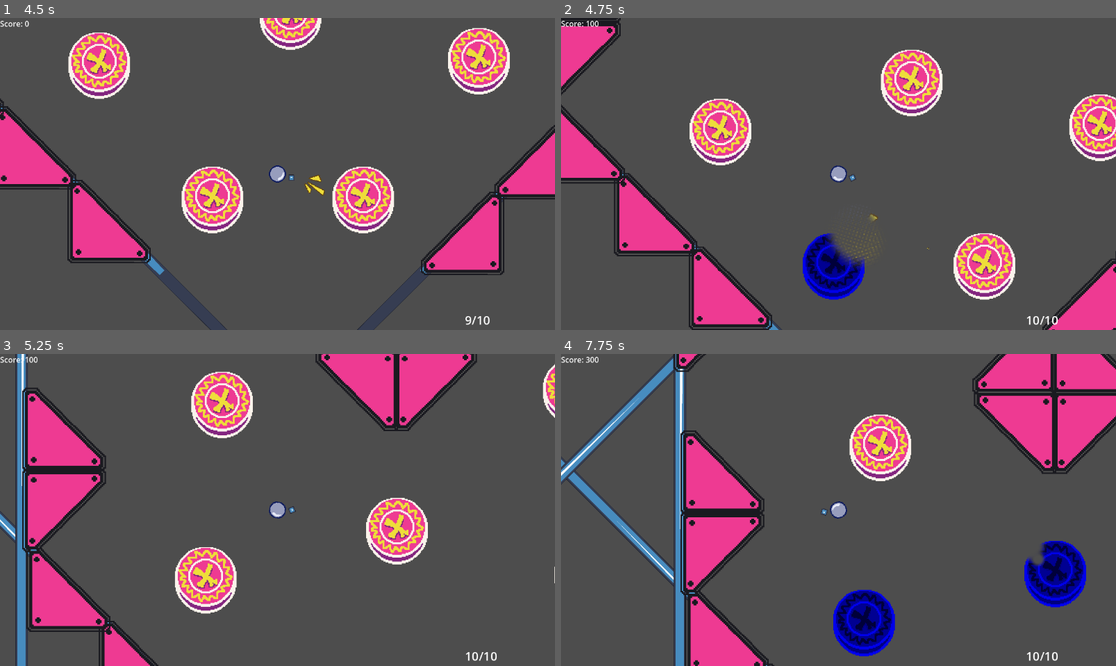
Above: before the commit, frames 1-4 (two rows, left to right).
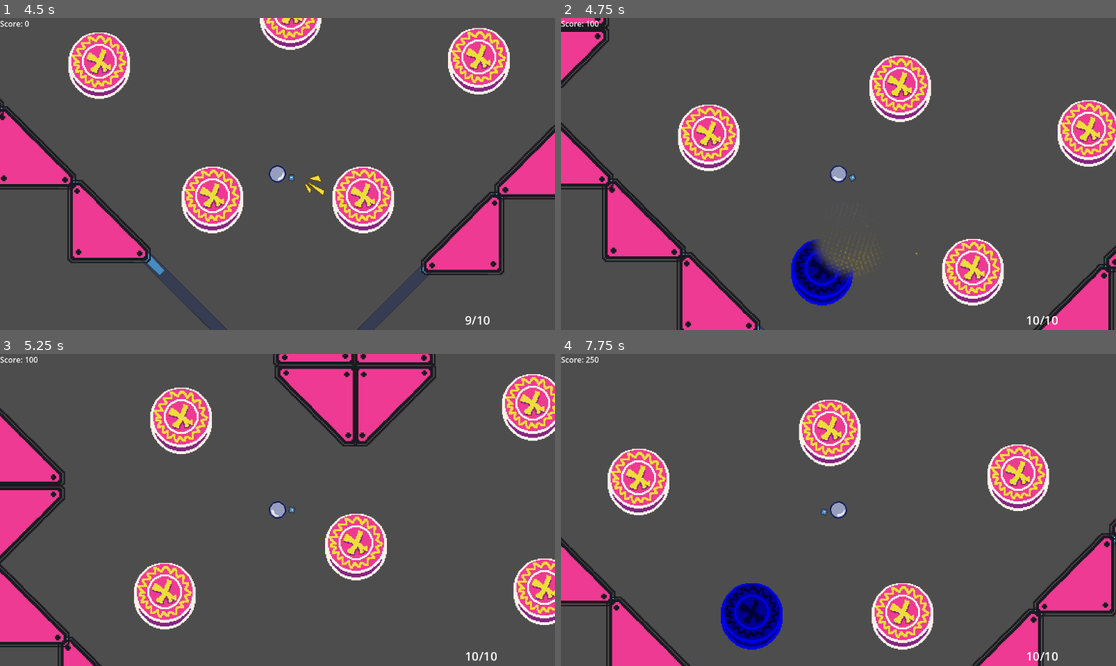
Above: after the commit, the same moments.

Repository: HjalteTagmose/Winball
Game: Godot game, scene res://scenes/main.tscn
The game is run twice, just before and just after one commit, with the same random seed, the same clock (stepped at 60 frames per second) and the same inputs. The engine's default icon, where the game draws it, is replaced by a stand-in: a white triangle on a blue panel in a dark square.
Inputs (mouse positions are in pixels of both pictures, inside the frame that each line leads up to):
- Up to frame 1 (4.5 s): tap Enter (ui_accept) at 0.5, 0.77, 1.52, 3.02, 3.77 s; move the mouse to (510, 320) at 0.52 s; tap S (aim_down) at 0.6 s; move the mouse to (49, 27) at 1.27 s; tap A (aim_left) at 1.35 s; move the mouse to (333, 105) at 2.02 s; tap D (aim_right) at 2.1 s; move the mouse to (249, 236) at 2.77 s; tap W (aim_up) at 2.85 s; move the mouse to (444, 220) at 3.52 s; tap P (force_gameover) at 3.6 s; tap R (restart_game) at 4.25 s; move the mouse to (294, 177) at 4.27 s; tap Space (launch) at 4.35 s
- Up to frame 2 (4.75 s): tap Enter (ui_accept) at 4.52 s
- Up to frame 3 (5.25 s): move the mouse to (305, 510) at 5.02 s; tap S (aim_down) at 5.1 s
- Up to frame 4 (7.75 s): move the mouse to (755, 432) at 5.77 s; tap A (aim_left) at 5.85 s; tap Enter (ui_accept) at 6.02, 6.77, 7.52 s; move the mouse to (960, 494) at 6.52 s; tap D (aim_right) at 6.6 s; move the mouse to (727, 525) at 7.27 s; tap W (aim_up) at 7.35 s

Frame 1 is identical in both runs. In frame 2, 16% of the frame differs, in the area x 0-100%, y 0-100%; in frame 3, 30%; in frame 4, 38%.

Commit message:
Added trap sticker

Diff:
--- a/prefabs/Room props/Bumpers/bumper_circle_ammo.tscn
+++ b/prefabs/Room props/Bumpers/bumper_circle_ammo.tscn
@@ -6,9 +6,9 @@
 [ext_resource type="Texture2D" uid="uid://bosj7a08s10rx" path="res://sprites/bumpers/round_bumper.png" id="4_66t0e"]
 
 [sub_resource type="CircleShape2D" id="CircleShape2D_nb1wl"]
-radius = 33.0606
+radius = 33.0
 
-[node name="CircleAmmoBumper" type="StaticBody2D" node_paths=PackedStringArray("extraVisual", "AudioPlayer")]
+[node name="CircleAmmoBumper" type="StaticBody2D" node_paths=PackedStringArray("extraVisual", "AudioPlayer", "CollisionShape")]
 scale = Vector2(2, 2)
 collision_layer = 4
 collision_mask = 2
@@ -19,6 +19,7 @@
 BiasPower = 0.0
 AudioPlayer = NodePath("AudioPlayer")
 ParticleOnHit = ExtResource("3_3j6bh")
+CollisionShape = NodePath("CollisionShape2D")
 metadata/_custom_type_script = "uid://hs0iqsrumsxw"
 
 [node name="Sprite2D" type="Sprite2D" parent="."]
@@ -29,6 +30,7 @@
 texture = ExtResource("4_66t0e")
 
 [node name="CollisionShape2D" type="CollisionShape2D" parent="."]
+position = Vector2(0, -1.5)
 shape = SubResource("CircleShape2D_nb1wl")
 
 [node name="AudioPlayer" type="AudioStreamPlayer2D" parent="."]
--- a/prefabs/Room props/Bumpers/bumper_circle_breaks.tscn
+++ b/prefabs/Room props/Bumpers/bumper_circle_breaks.tscn
@@ -6,9 +6,9 @@
 [ext_resource type="Texture2D" uid="uid://bosj7a08s10rx" path="res://sprites/bumpers/round_bumper.png" id="4_nxlrn"]
 
 [sub_resource type="CircleShape2D" id="CircleShape2D_nb1wl"]
-radius = 33.0606
+radius = 30.0
 
-[node name="CircleAmmoBumper" type="StaticBody2D" node_paths=PackedStringArray("extraVisual", "AudioPlayer")]
+[node name="CircleAmmoBumper" type="StaticBody2D" node_paths=PackedStringArray("extraVisual", "AudioPlayer", "CollisionShape")]
 collision_layer = 4
 collision_mask = 2
 physics_material_override = ExtResource("1_qdi00")
@@ -20,6 +20,7 @@
 BiasPower = 0.0
 AudioPlayer = NodePath("AudioPlayer")
 ParticleOnHit = ExtResource("3_3eklx")
+CollisionShape = NodePath("CollisionShape2D")
 metadata/_custom_type_script = "uid://hs0iqsrumsxw"
 
 [node name="Sprite2D" type="Sprite2D" parent="."]
@@ -31,6 +32,7 @@
 texture = ExtResource("4_nxlrn")
 
 [node name="CollisionShape2D" type="CollisionShape2D" parent="."]
+position = Vector2(0, -3)
 shape = SubResource("CircleShape2D_nb1wl")
 
 [node name="AudioPlayer" type="AudioStreamPlayer2D" parent="."]
--- a/prefabs/Room props/basic_bumper.tscn
+++ b/prefabs/Room props/basic_bumper.tscn
@@ -6,9 +6,9 @@
 [ext_resource type="Texture2D" uid="uid://drg8puls0marl" path="res://art/ph_bumper_2.png" id="2_qyf33"]
 
 [sub_resource type="CircleShape2D" id="CircleShape2D_nb1wl"]
-radius = 33.0606
+radius = 30.0
 
-[node name="BasicBumper" type="StaticBody2D" node_paths=PackedStringArray("AudioPlayer")]
+[node name="BasicBumper" type="StaticBody2D" node_paths=PackedStringArray("AudioPlayer", "CollisionShape")]
 scale = Vector2(2, 2)
 collision_layer = 4
 collision_mask = 2
@@ -17,6 +17,7 @@
 Power = 80.0
 AudioPlayer = NodePath("AudioPlayer")
 ParticleOnHit = ExtResource("2_awcih")
+CollisionShape = NodePath("CollisionShape2D")
 metadata/_custom_type_script = "uid://lobwfmlxako"
 
 [node name="Sprite2D" type="Sprite2D" parent="."]
--- /dev/null
+++ b/prefabs/Room props/trap_sticker.tscn
@@ -0,0 +1,32 @@
+[gd_scene load_steps=6 format=3 uid="uid://dc228ykvmvaux"]
+
+[ext_resource type="Script" uid="uid://dahxn2b17a65k" path="res://scripts/Map props/Trap.gd" id="1_g0v2o"]
+[ext_resource type="PackedScene" uid="uid://boobpj10lfiqa" path="res://prefabs/Room props/basic_bumper.tscn" id="2_hfb3a"]
+[ext_resource type="PackedScene" uid="uid://c5cyrktek0kn" path="res://prefabs/Room props/Bumpers/bumper_circle_breaks.tscn" id="3_hfb3a"]
+[ext_resource type="Texture2D" uid="uid://cqqb3cxcbqmja" path="res://art/P_Textures/ph_zap_vfx.png" id="3_v68eb"]
+
+[sub_resource type="RectangleShape2D" id="RectangleShape2D_l7i82"]
+size = Vector2(125.5, 82.5)
+
+[node name="TrapSticker" type="Area2D" node_paths=PackedStringArray("AudioPlayer")]
+collision_layer = 4
+collision_mask = 2
+script = ExtResource("1_g0v2o")
+BumperToSpawn_Bottom = ExtResource("2_hfb3a")
+BumperToSpawn = ExtResource("3_hfb3a")
+Radius = 200.0
+Animate = true
+AnimTime = 0.6
+AudioPlayer = NodePath("AudioStreamPlayer2D")
+
+[node name="Sprite2D" type="Sprite2D" parent="."]
+self_modulate = Color(1, 1, 1, 0.352941)
+texture = ExtResource("3_v68eb")
+
+[node name="CollisionShape2D" type="CollisionShape2D" parent="."]
+position = Vector2(-1, -1)
+shape = SubResource("RectangleShape2D_l7i82")
+
+[node name="AudioStreamPlayer2D" type="AudioStreamPlayer2D" parent="."]
+
+[connection signal="body_entered" from="." to="." method="_on_body_enter"]
--- a/scripts/Map props/Bumper.gd
+++ b/scripts/Map props/Bumper.gd
@@ -5,7 +5,6 @@
 @export var Life : int = 3
 @export var Power : float = 35
 @export var Score : Array[int] = [100, 50, 10]
-
 
 @export_category("Bias")
 @export var Bias : Vector2 = Vector2.ZERO
@@ -15,6 +14,9 @@
 @export var AudioPlayer : AudioStreamPlayer2D
 @export var SoundOnHIt : AudioStream
 @export var ParticleOnHit : PackedScene
+
+@export_category("Helpers")
+@export var CollisionShape : CollisionShape2D
 
 var timesHit : int
 var isInStrom : bool
@@ -33,6 +35,9 @@
 
 
 func BumpPlayer(collisionInfo:KinematicCollision2D, player : Player) -> void:
+	if player.freeze:
+		return
+
 	# var customNormal = (player.global_position - global_position).normalized()
 	var impulse : Vector2 = (collisionInfo.get_normal() * Power) + (Bias.normalized() * BiasPower)
 	player.apply_central_impulse(impulse)
@@ -49,8 +54,6 @@
 
 
 func PlayParticle(collisionInfo: KinematicCollision2D):
-	print("KEKEKEKEKEE")
-
 	if(ParticleOnHit == null):
 		return
 
@@ -85,5 +88,5 @@
 		Global.AddScore(scoreToGive)
 
 func Die():
-	queue_free()
+	call_deferred("queue_free")
 	pass
--- a/scripts/Map props/Sticker.gd
+++ b/scripts/Map props/Sticker.gd
@@ -5,7 +5,7 @@
 @export var OneTimeUse : bool = true
 @export var AudioPlayer : AudioStreamPlayer2D
 @export var InteractionSFX : AudioStream
-@export var ParticleOnHit : GPUParticles2D
+@export var ParticleOnHit : PackedScene
 
 var hasBeenUsed : bool = false
 
@@ -21,6 +21,9 @@
 
 	hasBeenUsed = true
 
+	if OneTimeUse:
+		Despawn()
+
 func Interact(_player : Player):
 	PlayAnimation()
 	Global.score += score
@@ -29,5 +32,6 @@
 
 func PlayAnimation():
 	AudioPlayer.play()
-	if ParticleOnHit:
-		ParticleOnHit.emitting = true
+
+func Despawn() -> void:
+	pass
--- /dev/null
+++ b/scripts/Map props/Trap.gd
@@ -0,0 +1,91 @@
+extends BasicSticker
+class_name TrapSticker
+
+@export var BumperToSpawn_Bottom : PackedScene
+@export var BumperToSpawn : PackedScene
+@export var Radius : float
+@export var Animate : bool
+@export var AnimTime : float = 1.2
+
+var savedVelocity : Vector2
+var spawnedBumpers : Array
+var positionsOnArrays : Array
+var boundPlayer
+
+func Interact(player : Player):
+	OneTimeUse = false
+
+	FreezePlayer(player)
+	SpawnBumpers()
+	AnimateSpawn(Animate)
+
+func FreezePlayer(player : Player):
+	savedVelocity = player.linear_velocity
+	player.linear_velocity = Vector2.ZERO
+	player.set_deferred("freeze", true)
+	player.locked = true
+
+	boundPlayer = player
+
+# point = new Vector2(point.x + radius * Mathf.Cos(angle), point.y + radius * Mathf.Sin(angle));
+func SpawnBumpers():
+	var firstBumper : BasicBumper = BumperToSpawn.instantiate()
+
+	var wheelLength : float = 2 * PI * Radius
+	var bumperCircle : CircleShape2D = firstBumper.CollisionShape.shape
+	var bumper2xRadius : float = bumperCircle.radius * 2 * firstBumper.scale.x
+	var bumperCount : int = wheelLength / bumper2xRadius
+	var angleStep : int = 360 / bumperCount
+
+	print(" bumper 2 radius " , bumper2xRadius, " wheel ", wheelLength)
+	for i in range(0, bumperCount):
+		var bumper : BasicBumper
+
+		if i == 0:
+			bumper = firstBumper
+		else:
+			bumper = BumperToSpawn.instantiate()
+
+		# print("angle ", i * angleStep, " step " , angleStep)
+		# print("pos ", global_position + Vector2(Radius * cos(i * angleStep) , Radius * sin(i * angleStep)))
+		positionsOnArrays.append( global_position + Vector2(Radius * cos(deg_to_rad(i * angleStep) ) , Radius * sin(deg_to_rad(i * angleStep) )))
+		spawnedBumpers.append(bumper)
+
+		self.get_parent().call_deferred("add_child", bumper)
+		bumper.global_position = global_position
+
+
+func AnimateSpawn(animatePos : bool) -> void:
+	for i in spawnedBumpers.size():
+		var bumper = spawnedBumpers.get(i)
+		var pos = positionsOnArrays.get(i)
+		var tween = get_tree().create_tween()
+		var time : float
+
+		if animatePos:
+			time = AnimTime
+		else:
+			time = 0.0
+
+		tween.tween_property(bumper, "position", pos, time)
+
+	if Animate:
+		print("tween callback")
+
+		var tween = get_tree().create_tween()
+		tween.tween_callback(UnfreezePlayer).set_delay(AnimTime)
+	else:
+		UnfreezePlayer()
+		Despawn()
+
+func UnfreezePlayer() -> void:
+	print("unlock")
+	boundPlayer.linear_velocity = savedVelocity
+	boundPlayer.set_deferred("freeze", false)
+	boundPlayer.locked = false
+	savedVelocity = Vector2.ZERO
+	boundPlayer = null
+	Despawn()
+
+func Despawn() -> void:
+	queue_free()
Not shown: 1 places in prefabs/Room props/Bumpers/bumper_circle_breaks.tscn that only renumber resources
Not shown, added: scripts/Map props/Trap.gd.uid
